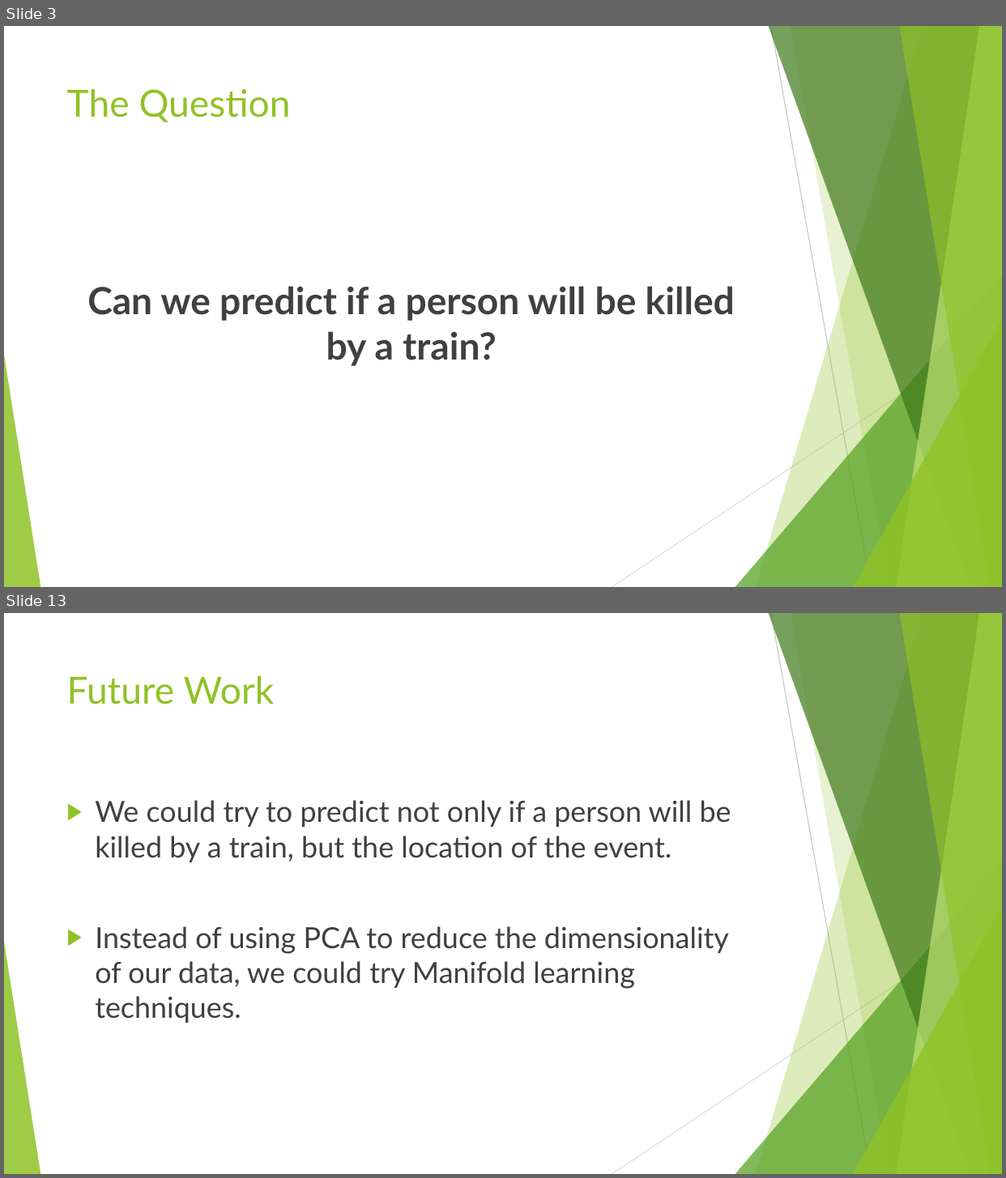
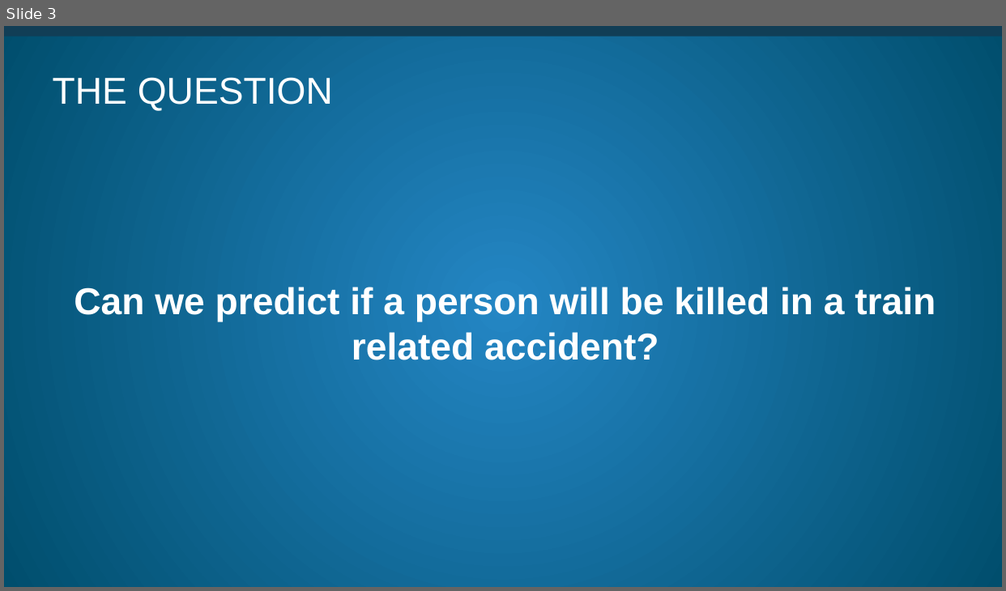
Before and after one commit to littlesiagoy/Springboard-Capstone-2, a slide deck: Capstone 2 Slidedeck.pptx. Shown one above the other, each under a label of ours: slides 3 and 13 before the commit, slide 3 after it; the slides between them are not shown. The pictures are 1006x1178 and 1006x591 pixels, drawn with LibreOffice and Linux fonts; fonts in the diff are those of the drawing. Boxes give left, top, right and bottom in pixels: in the first picture for what was removed or moved away, otherwise in the second. Text is boxed around its words. In the diff, an @@ line names an element or a change of style, - is before the commit and + after.

```diff
--- a/Capstone 2 Slidedeck.pptx
+++ b/Capstone 2 Slidedeck.pptx
@@ slide 13 removed at (4,613,1002,1174), background #FFFFFF; not listed: 10 template elements that a slide beside it also shows @@
@@ title removed at (67,676,275,705) @@
-Future Work
@@ text removed at (95,800,731,1023) @@
-▶ We could try to predict not only if a person will be killed by a train, but the location of the event.
-▶ Instead of using PCA to reduce the dimensionality of our data, we could try Manifold learning techniques.
@@ slide 3 changed as well @@
@@ background #FFFFFF to gradient #2486C4 to #004E6D @@
@@ rectangle added at (4,26,1002,29), fill #B3E900 @@
@@ rectangle added at (4,26,1002,37), fill #113E56 @@
@@ title at (53,77,333,111): text changed; font Lato to Arial; text colour #90C226 to #FFFFFF @@
-The Question
+THE QUESTION
@@ text at (74,287,936,361): text changed; font Lato to Arial; text colour #404040 to #FFFFFF @@
-Can we predict if a person will be killed by a train?
+Can we predict if a person will be killed in a train related accident?
@@ group removed at (4,26,1002,587): 5 freeform shapes, 3 triangles, 2 lines @@
```
Also in this commit, not shown: 8 other slides changed, 6 slides added, 3 other slides removed, 9 other files.
